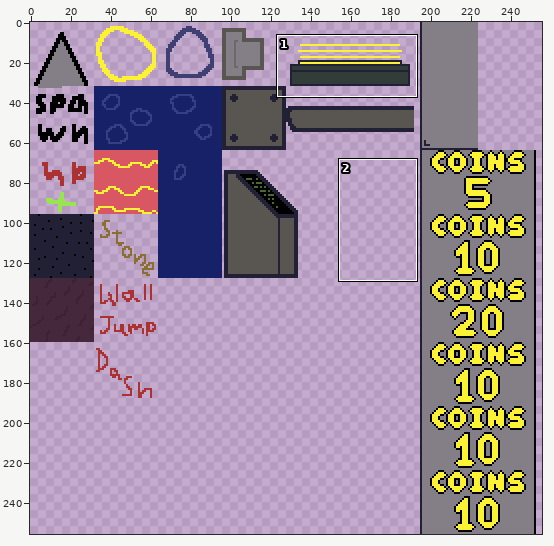
File history of a sprite sheet, web/public/assets/images/main_tiles.png. Above, an overview of the earlier version with the close-up marked.
Close-up. The starting point:
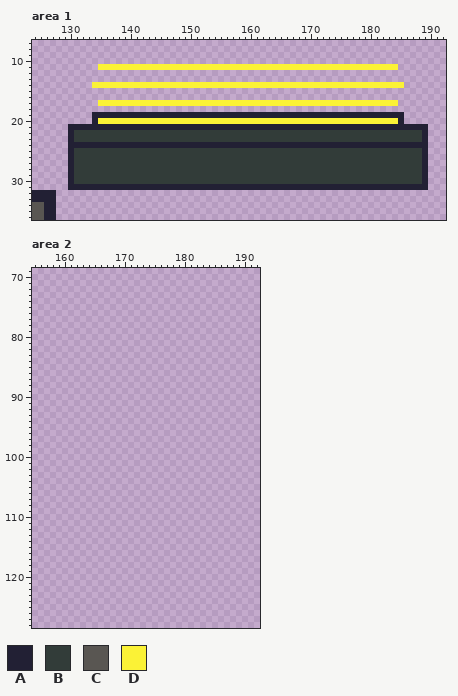
The file is 256x256 pixels. Shown: area 1: x 124..192, y 7..36; area 2: x 155..192, y 69..128. The commit also changed other parts of the picture, which this record leaves out.
Palette (. is transparent): A #222034  B #323c39  C #595652  D #fbf236
Pixels before, area 1, first column x 124:
11 ...........DDDDDDDDDDDDDDDDDDDDDDDDDDDDDDDDDDDDDDDDDDDDDDDDDD.....
12 ..................................................................
13 ..................................................................
14 ..........DDDDDDDDDDDDDDDDDDDDDDDDDDDDDDDDDDDDDDDDDDDDDDDDDDDD....
15 ..................................................................
16 ..................................................................
17 ...........DDDDDDDDDDDDDDDDDDDDDDDDDDDDDDDDDDDDDDDDDDDDDDDDDD.....
18 ..................................................................
19 ..........AAAAAAAAAAAAAAAAAAAAAAAAAAAAAAAAAAAAAAAAAAAAAAAAAAAA....
20 ..........ADDDDDDDDDDDDDDDDDDDDDDDDDDDDDDDDDDDDDDDDDDDDDDDDDDA....
21 ......AAAAAAAAAAAAAAAAAAAAAAAAAAAAAAAAAAAAAAAAAAAAAAAAAAAAAAAAAAAA
22 ......ABBBBBBBBBBBBBBBBBBBBBBBBBBBBBBBBBBBBBBBBBBBBBBBBBBBBBBBBBBA
23 ......ABBBBBBBBBBBBBBBBBBBBBBBBBBBBBBBBBBBBBBBBBBBBBBBBBBBBBBBBBBA
24 ......AAAAAAAAAAAAAAAAAAAAAAAAAAAAAAAAAAAAAAAAAAAAAAAAAAAAAAAAAAAA
25 ......ABBBBBBBBBBBBBBBBBBBBBBBBBBBBBBBBBBBBBBBBBBBBBBBBBBBBBBBBBBA
26 ......ABBBBBBBBBBBBBBBBBBBBBBBBBBBBBBBBBBBBBBBBBBBBBBBBBBBBBBBBBBA
27 ......ABBBBBBBBBBBBBBBBBBBBBBBBBBBBBBBBBBBBBBBBBBBBBBBBBBBBBBBBBBA
28 ......ABBBBBBBBBBBBBBBBBBBBBBBBBBBBBBBBBBBBBBBBBBBBBBBBBBBBBBBBBBA
29 ......ABBBBBBBBBBBBBBBBBBBBBBBBBBBBBBBBBBBBBBBBBBBBBBBBBBBBBBBBBBA
30 ......ABBBBBBBBBBBBBBBBBBBBBBBBBBBBBBBBBBBBBBBBBBBBBBBBBBBBBBBBBBA
31 ......AAAAAAAAAAAAAAAAAAAAAAAAAAAAAAAAAAAAAAAAAAAAAAAAAAAAAAAAAAAA
32 AAAA..............................................................
33 AAAA..............................................................
34 CCAA..............................................................
35 CCAA..............................................................
36 CCAA..............................................................
New version:
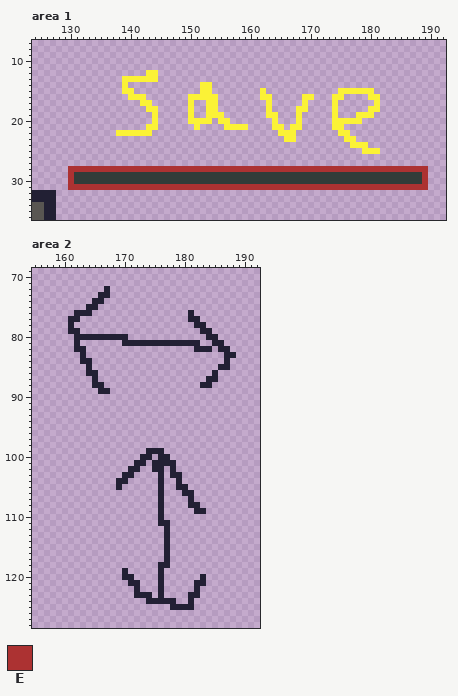
Colours new in this view: E #ac3232
The edit:
Changed rows in their new state; - is an unchanged pixel.
Area 1:
first column x 130:
11 -----..................................................-----
12 -------------DD---------------------------------------------
13 ---------DDDDDD---------------------------------------------
14 ----.....-............--................................----
15 ---------DD-----------DD--------D------------DDDDDD---------
16 ----------DDD-------DDDDD-------DD-----DD---DD----DD--------
17 -----.......--......-..--........-.....-....-......-...-----
18 -------------DD-----D--DD--------D----DD----D-----DD--------
19 ----..........D.....D..DDD.......DD...D.....D...DDD.....----
20 ----..........-.....----.--.......-...-.....-----.......----
21 .............DD......D....DDDD....DD.DD.....DD..............
22 ........DDDDDD.....................DDD.......DD.............
23 ....................................DD........DD............
24 ...............................................DDD..........
25 .................................................DDD........
26 ............................................................
27 ............................................................
28 EEEEEEEEEEEEEEEEEEEEEEEEEEEEEEEEEEEEEEEEEEEEEEEEEEEEEEEEEEEE
29 E----------------------------------------------------------E
30 E----------------------------------------------------------E
31 EEEEEEEEEEEEEEEEEEEEEEEEEEEEEEEEEEEEEEEEEEEEEEEEEEEEEEEEEEEE
Area 2:
first column x 161:
 72 ------A---------------------
 73 -----AA---------------------
 74 ----AA----------------------
 75 ---AA-----------------------
 76 -AAA----------------A-------
 77 AA------------------AA------
 78 A--------------------AA-----
 79 AA--------------------AA----
 80 -AAAAAAAAA-------------AA---
 81 -A-------AAAAAAAAAAAAA--AA--
 82 -AA------------------AAA-AA-
 83 --A-----------------------AA
 84 --AA----------------------A-
 85 ---A---------------------AA-
 86 ---AA-------------------A---
 87 ----A------------------AA---
 88 ----AA----------------AA----
 89 -----AA---------------------
first column x 169:
 99 -----AAA-------
100 ----AA-AA------
101 ---AA-AAAA-----
102 --AA--AA-A-----
103 -AA----A-AA----
104 AA-----A--A----
105 A------A--AA---
106 -------A---AA--
107 -------A----A--
108 -------A----AA-
109 -------A-----AA
110 -------A-------
111 -------AA------
112 --------A------
113 --------A------
114 --------A------
115 --------A------
116 --------A------
117 --------A------
118 -------AA------
119 -A-----A-------
120 -AA----A------A
121 --AA---A-----AA
122 ---A---A-----A-
123 ---AAA-A----AA-
124 -----AAAAA--A--
125 ---------AAAA--
